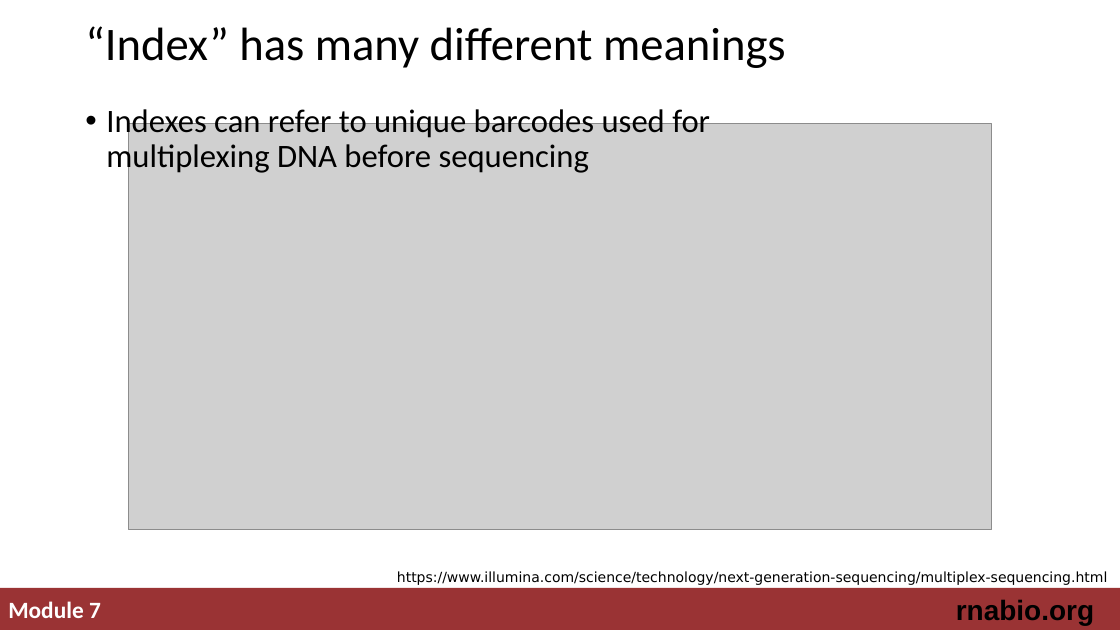
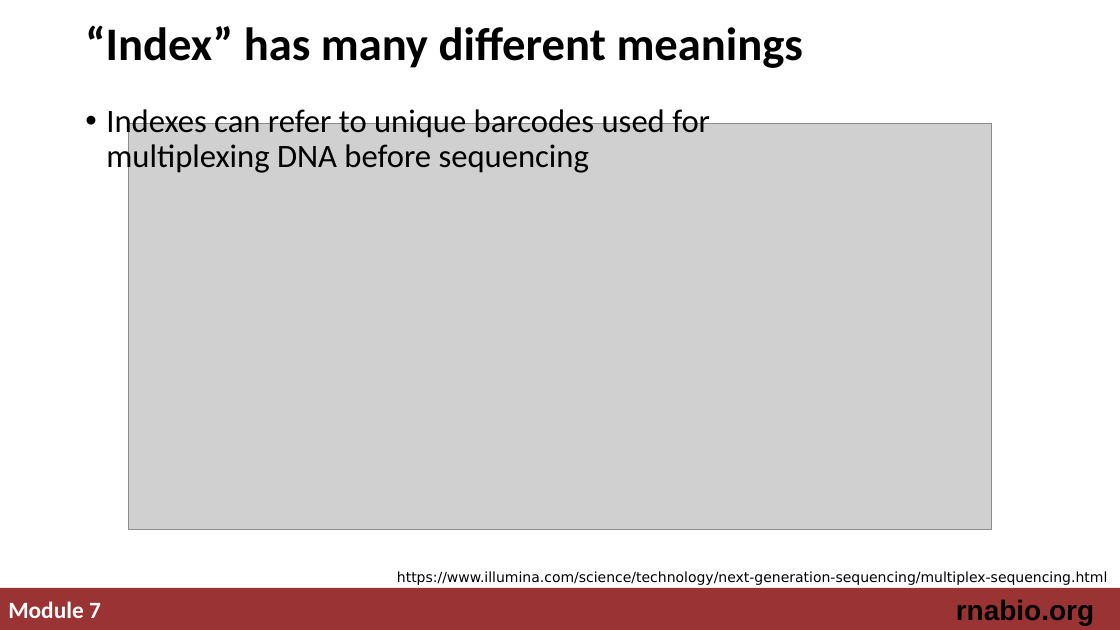
Before and after one commit to griffithlab/rnabio.org, a slide deck: slide 2 of assets/lectures/cbw-cshl/2019/mini/RNASeq_MiniLecture_07_Indexing.pptx. Drawn at 1120x630 pixels with LibreOffice and Linux fonts; fonts in the diff are those of the drawing; grey boxes stand for pictures. Boxes give left, top, right and bottom in pixels: in the first picture for what was removed or moved away, otherwise in the second. Text is boxed around its words. In the diff, an @@ line names an element or a change of style, - is before the commit and + after.

```diff
--- a/assets/lectures/cbw-cshl/2019/mini/RNASeq_MiniLecture_07_Indexing.pptx
+++ b/assets/lectures/cbw-cshl/2019/mini/RNASeq_MiniLecture_07_Indexing.pptx
@@ title "“Index” has many different meanings" at bbox=[85, 25, 803, 68]: bold on @@
```
Also in this commit, not shown: 4 other slides changed.
